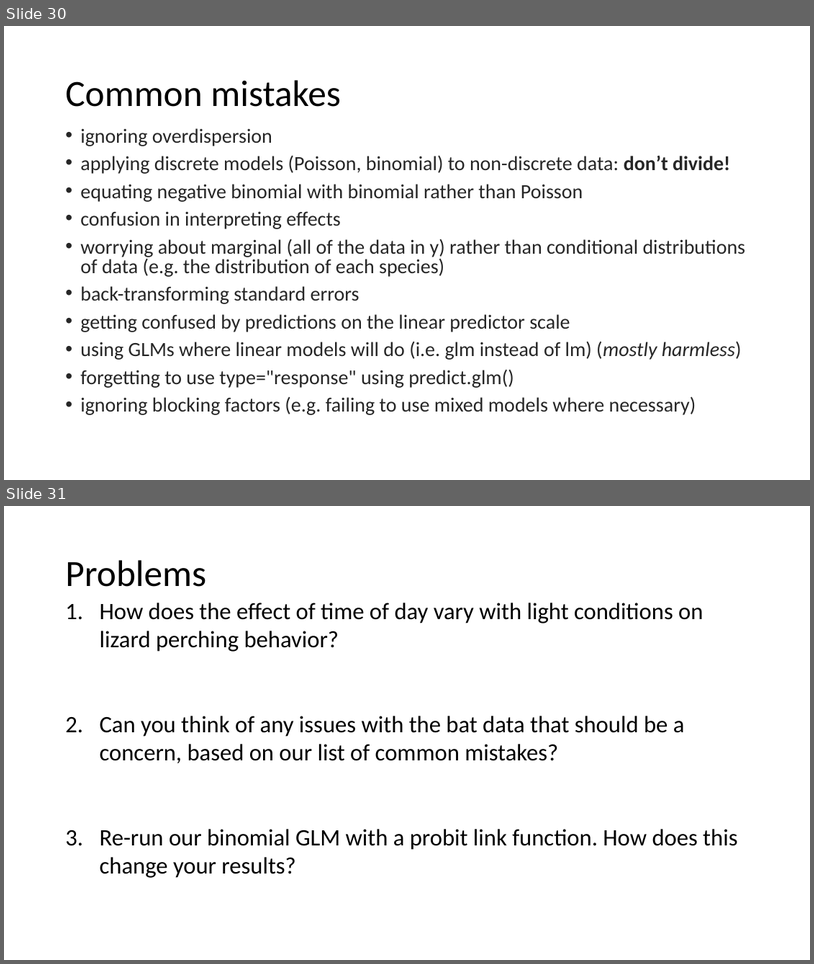
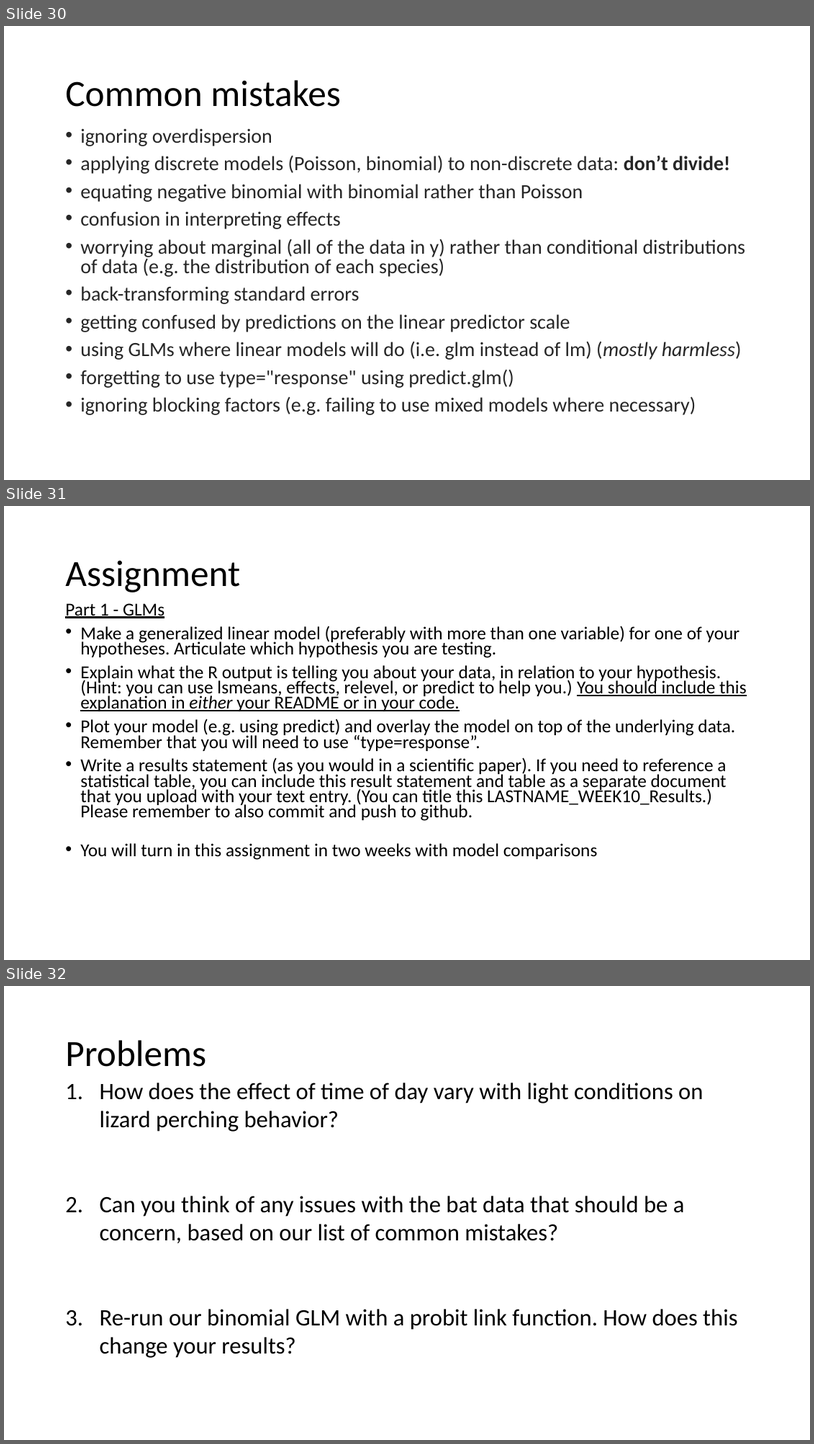
Before and after one commit to VTQuantMethodsEEB/klangwig, a slide deck: lectures/le10_glms.pptx. Shown one above the other, each under a label of ours: slides 30 and 31 before the commit, slides 30, 31 and 32 after it. The pictures are 814x964 and 814x1444 pixels, drawn with LibreOffice and Linux fonts; fonts in the diff are those of the drawing. Boxes give left, top, right and bottom in pixels: in the first picture for what was removed or moved away, otherwise in the second. Text is boxed around its words. In the diff, an @@ line names an element or a change of style, - is before the commit and + after.

Commit message:
sending week 11 and week 10 assignment update

```diff
--- a/lectures/le10_glms.pptx
+++ b/lectures/le10_glms.pptx
@@ slide 31 added at <box>4,506,810,960</box>, background #FFFFFF @@
@@ title added at <box>65,560,240,592</box>, 44 pt, text #000000 @@
+Assignment
@@ text added at <box>65,603,746,860</box>, 21.7 pt, text #000000 @@
+Part 1 - GLMs
+• Make a generalized linear model (preferably with more than one variable) for one of your hypotheses. Articulate which hypothesis you are testing.
+• Explain what the R output is telling you about your data, in relation to your hypothesis.
+  (Hint: you can use lsmeans, effects, relevel, or predict to help you.) You should include this explanation in either your README or in your code.
+• Plot your model (e.g. using predict) and overlay the model on top of the underlying data. Remember that you will need to use “type=response”.
+• Write a results statement (as you would in a scientific paper). If you need to reference a statistical table, you can include this result statement and table as a separate document that you upload with your text entry. (You can title this LASTNAME_WEEK10_Results.) Please remember to also commit and push to github.
+• You will turn in this assignment in two weeks with model comparisons
@@ what was slide 31 is now slide 32 @@
```
Also in this commit, not shown: 1 slide changed, 13 other files.
